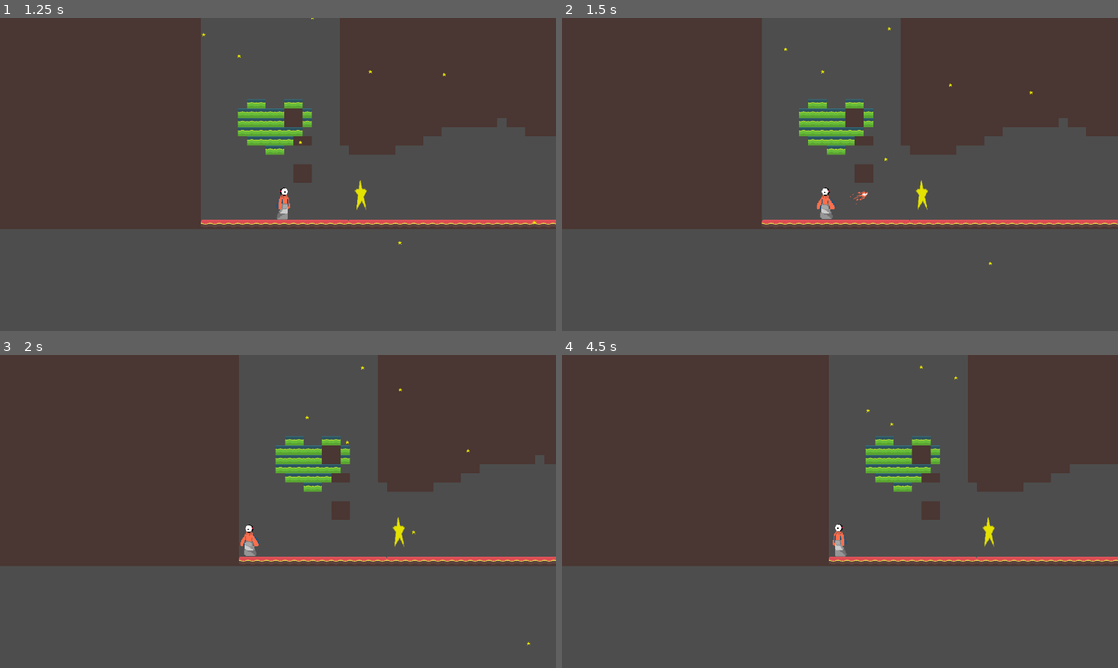
Above: before the commit, frames 1-4 (two rows, left to right).
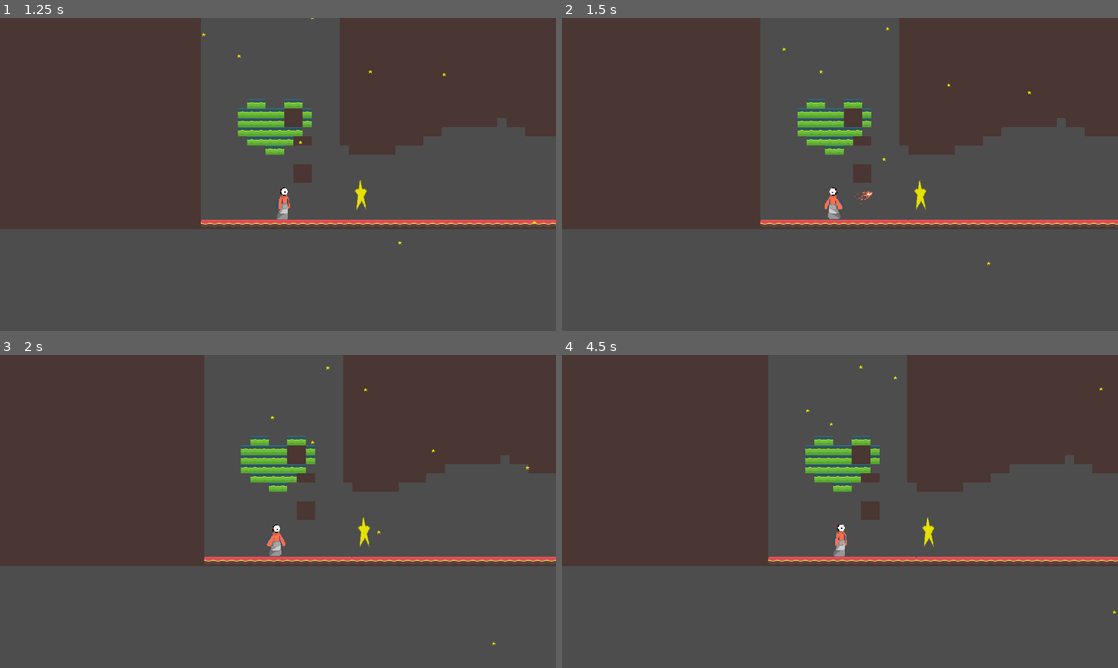
Above: after the commit, the same moments.

Repository: unsaltedkale/Quilt
Game: Godot game, scene res://TitleScreen.tscn
Two runs of this game, one before a commit and one after it. Both use one fixed random seed, a clock stepped at 60 frames per second and the inputs below. The engine's default icon, where the game draws it, is replaced by a stand-in: a white triangle on a blue panel in a dark square. Sound files missing from this copy of the repository are replaced by a short silence.
Inputs (mouse positions are in pixels of both pictures, inside the frame that each line leads up to):
- Up to frame 1 (1.25 s): click "PLAY" at 0.5 s
- Up to frame 2 (1.5 s): move the mouse to (962, 158) at 1.27 s; hold D (move_right) from 1.28 s (still down); tap S (crouch) at 1.35 s; click (962, 158) at 1.42 s
- Up to frame 3 (2 s): keep holding D (move_right); tap Space (jump) at 1.52 s
- Up to frame 4 (4.5 s): move the mouse to (728, 527) at 2.02 s; click (728, 527) at 2.1 s; tap Space (jump) at 2.27, 3.77 s; move the mouse to (895, 442) at 2.77 s; release D (move_right) at 2.78 s; hold A (move_left) 2.78-3.53 s; tap E (interact) at 2.85 s; move the mouse to (812, 574) at 3.52 s; hold D (move_right) from 3.53 s (still down); tap S (crouch) at 3.6 s; click (812, 574) at 3.67 s; move the mouse to (1006, 558) at 4.27 s; click (1006, 558) at 4.35 s

Frame 1 is identical in both runs. In frame 2, 1.3% of the frame differs, in the area x 35-100%, y 0-80%; in frame 3, 11%; in frame 4, 16%, in the area x 37-100%, y 0-83%.

Commit message:
Changed player movement to be tighter, turn animation no longer freak out in scene

Diff:
--- a/Alex's Folder/cutscene_event_resources/cutscenes/after_fall_test_cutscene_movement_1.tres
+++ b/Alex's Folder/cutscene_event_resources/cutscenes/after_fall_test_cutscene_movement_1.tres
@@ -5,8 +5,9 @@
 [resource]
 script = ExtResource("1_yqiuj")
 mover = NodePath("Player")
-target = Vector2(300, 0)
-time = 5.0
+target = Vector2(0, -100)
+time = 2.0
 is_relative = true
 delay_before = 3.0
+delay_after = 3.0
 metadata/_custom_type_script = "uid://cvo6goabck1ac"
--- a/Emily WIP/Scripts/movement_component.gd
+++ b/Emily WIP/Scripts/movement_component.gd
@@ -26,6 +26,6 @@
 func handle_horizontal_movement(body: CharacterBody2D, direction: float) -> void:
 	#if recoil, launch in air a lil
 	var delta: float = get_process_delta_time()
-	var traction = 2500
+	var traction = 15000
 	if cutscene_frozen == false:
 		body.velocity.x = move_toward(body.velocity.x, direction * speed, delta * traction)
--- a/Emily WIP/Scripts/player.gd
+++ b/Emily WIP/Scripts/player.gd
@@ -19,6 +19,9 @@
 var is_landing: bool = false
 @export var is_phlo: bool = false
 var previous_velocity = 0
+var previous_position_x = 0
+var turn_towards_left_count = 0
+var turn_towards_right_count = 0
 var string: String = ""
 var collected_objects: int = 0
 var max_stars: int = 2
@@ -49,7 +52,7 @@
 		get_node("CollisionShape2D").disabled = true
 		get_node("CollisionShape2D2").disabled = false
 	else:
-		handle_animation()
+		handle_animation(delta)
 		get_node("CollisionShape2D").disabled = false
 		get_node("CollisionShape2D2").disabled = true
 
@@ -98,24 +101,40 @@
 
 	collected_objects -= 1
 
-func handle_animation():
+func handle_animation(delta):
 	# movement animations
 	var current_velocity = velocity.x
-	if previous_velocity > current_velocity and is_on_floor():
-		$AnimatedSprite2D.play("stop")
-		$AnimatedSprite2D.flip_h = false
-	elif previous_velocity < current_velocity and is_on_floor():
-		$AnimatedSprite2D.play("stop")
-		$AnimatedSprite2D.flip_h = true
+
+	if is_cutscene:
+		current_velocity = (position.x - previous_position_x) / delta
+		print(current_velocity)
+
+	if previous_velocity > current_velocity and is_on_floor() and abs(previous_velocity - current_velocity) > 10:
+		turn_towards_right_count += 1
+		if turn_towards_right_count == 3:
+			$AnimatedSprite2D.play("stop")
+			$AnimatedSprite2D.flip_h = false
+	elif previous_velocity < current_velocity and is_on_floor() and abs(previous_velocity - current_velocity) > 10:
+		turn_towards_left_count += 1
+		if turn_towards_left_count == 3:
+			$AnimatedSprite2D.play("stop")
+			$AnimatedSprite2D.flip_h = true
 	elif current_velocity > 0:
+		turn_towards_left_count = 0
+		turn_towards_right_count = 0
 		$AnimatedSprite2D.play("walk")
 		$AnimatedSprite2D.flip_h = false
 	elif current_velocity < 0:
+		turn_towards_left_count = 0
+		turn_towards_right_count = 0
 		$AnimatedSprite2D.play("walk")
 		$AnimatedSprite2D.flip_h = true
 	elif not $AnimatedSprite2D.is_playing():
+		turn_towards_left_count = 0
+		turn_towards_right_count = 0
 		$AnimatedSprite2D.play("idle")
 	previous_velocity = current_velocity
+	previous_position_x = position.x
 	# jump animations
 	is_jumping = velocity.y < 0 and not is_on_floor()
 	is_falling = velocity.y >= 0 and not is_on_floor()
